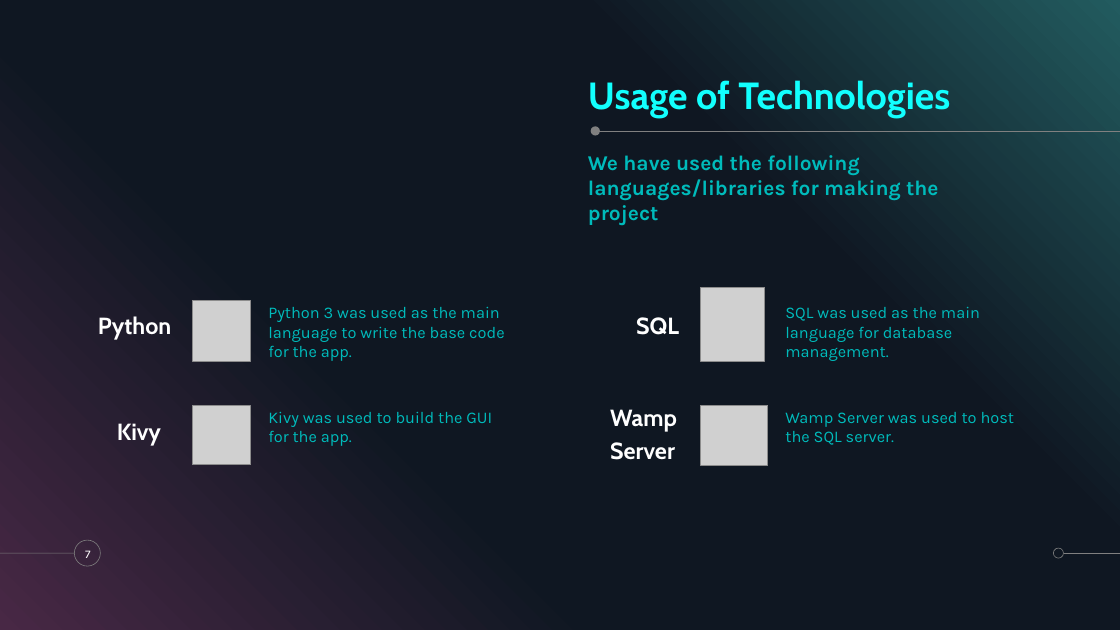
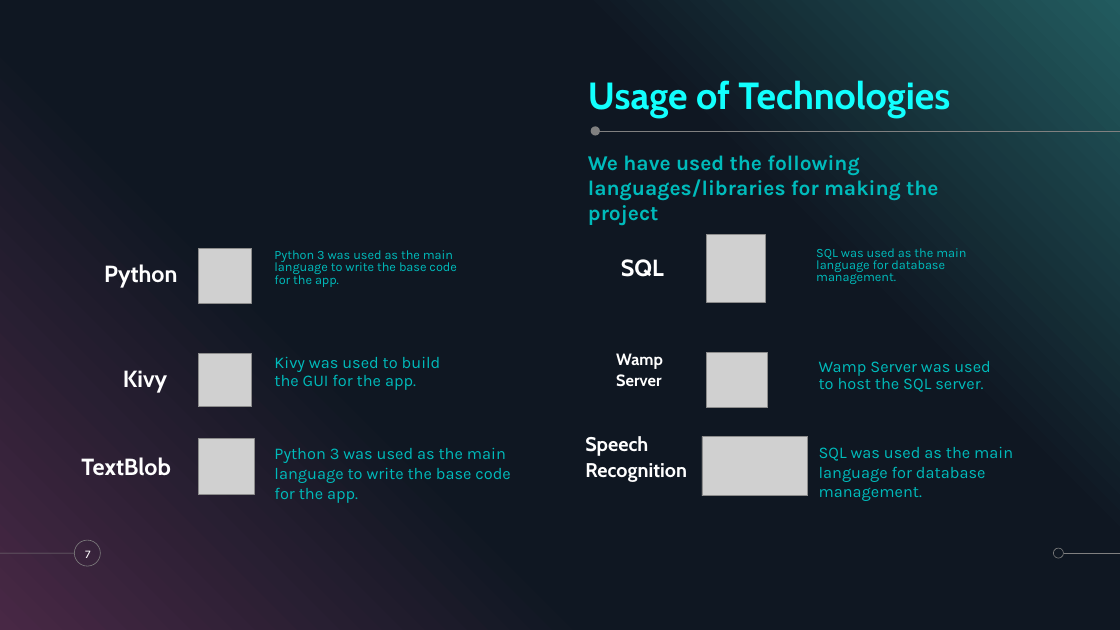
Before and after one commit to krshnknsr21/Sentiment-Analysis, a slide deck: slide 7 of D10B_Python_Miniproject_Group_3_Sentiment_Analyzer.pptx. Drawn at 1120x630 pixels with LibreOffice and Linux fonts; fonts in the diff are those of the drawing; grey boxes stand for pictures. Boxes give left, top, right and bottom in pixels: in the first picture for what was removed or moved away, otherwise in the second. Text is boxed around its words. In the diff, an @@ line names an element or a change of style, - is before the commit and + after.

Commit message:
Final PPT

```diff
--- a/D10B_Python_Miniproject_Group_3_Sentiment_Analyzer.pptx
+++ b/D10B_Python_Miniproject_Group_3_Sentiment_Analyzer.pptx
@@ picture: place and size @@
-picture at [701, 287, 765, 361]
+picture at [707, 234, 765, 302]
@@ text "Python": place and size @@
-text "Python" at [98, 316, 171, 340]
+text "Python" at [104, 264, 177, 288]
@@ picture: place and size @@
-picture at [192, 301, 251, 361]
+picture at [198, 249, 252, 303]
@@ text "Python 3 was used as ..." at [274, 250, 456, 287]: size 14 to 10.8 pt; line spacing 1 to 0.8 @@
@@ text "Python 3 was used as ...": place and size @@
-text "Python 3 was used as ..." at [268, 307, 504, 361]
+text "Python 3 was used as ..." at [274, 250, 456, 287]
@@ text "SQL": place and size @@
-text "SQL" at [636, 317, 679, 335]
+text "SQL" at [621, 259, 664, 277]
@@ text "SQL was used as the ...": place and size @@
-text "SQL was used as the ..." at [785, 307, 980, 361]
+text "SQL was used as the ..." at [816, 248, 966, 284]
@@ text "SQL was used as the ..." at [816, 248, 966, 284]: size 14 to 10.8 pt; line spacing 1 to 0.8 @@
@@ picture: place and size @@
-picture at [192, 406, 251, 465]
+picture at [198, 354, 252, 408]
@@ text "Kivy was used to build ..." at [274, 357, 441, 390]: line spacing 1 to 0.9 @@
@@ text "Kivy was used to build ...": place and size @@
-text "Kivy was used to build ..." at [268, 412, 492, 446]
+text "Kivy was used to build ..." at [274, 357, 441, 390]
@@ text "Wamp": place and size @@
-text "Wamp" at [610, 409, 677, 460]
+text "Wamp" at [616, 353, 663, 387]
@@ text "Wamp" at [616, 353, 663, 387]: size 20 to 14 pt; line spacing 0.9 to 0.7 @@
@@ picture: place and size @@
-picture at [701, 405, 768, 465]
+picture at [707, 353, 768, 408]
@@ text "Wamp Server was used to ...": place and size @@
-text "Wamp Server was used to ..." at [785, 412, 1015, 445]
+text "Wamp Server was used to ..." at [819, 361, 991, 392]
@@ text "Wamp Server was used to ..." at [819, 361, 991, 392]: line spacing 1 to 0.9 @@
@@ text "Kivy": place and size @@
-text "Kivy" at [117, 423, 161, 446]
+text "Kivy" at [123, 370, 167, 393]
@@ picture added at [198, 439, 254, 495] @@
@@ text added at [274, 448, 510, 503], 14 pt, text #00BBBB @@
+Python 3 was used as the main language to write the base code for the app.
@@ text added at [585, 436, 687, 482], 17 pt, text #FFFFFF, bold @@
+Speech
+Recognition
@@ picture added at [702, 437, 808, 497] @@
@@ text added at [819, 447, 1013, 501], 14 pt, text #00BBBB @@
+SQL was used as the main language for database management.
@@ text added at [81, 457, 170, 476], 20 pt, text #FFFFFF, bold @@
+TextBlob
```
Also in this commit, not shown: 2 other slides changed, 3 slides added.
